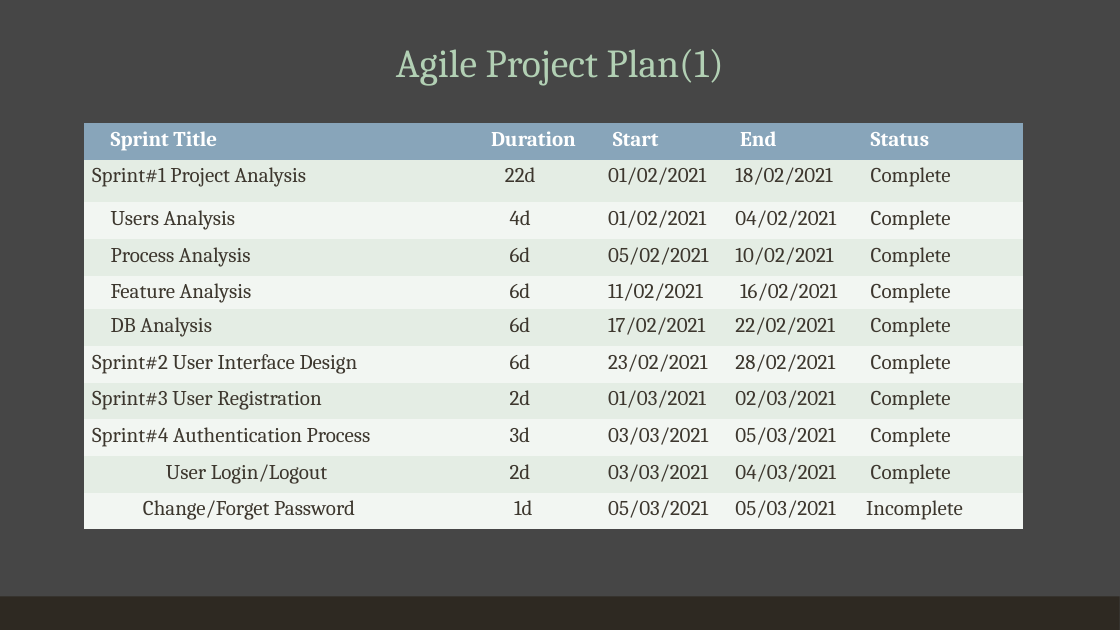
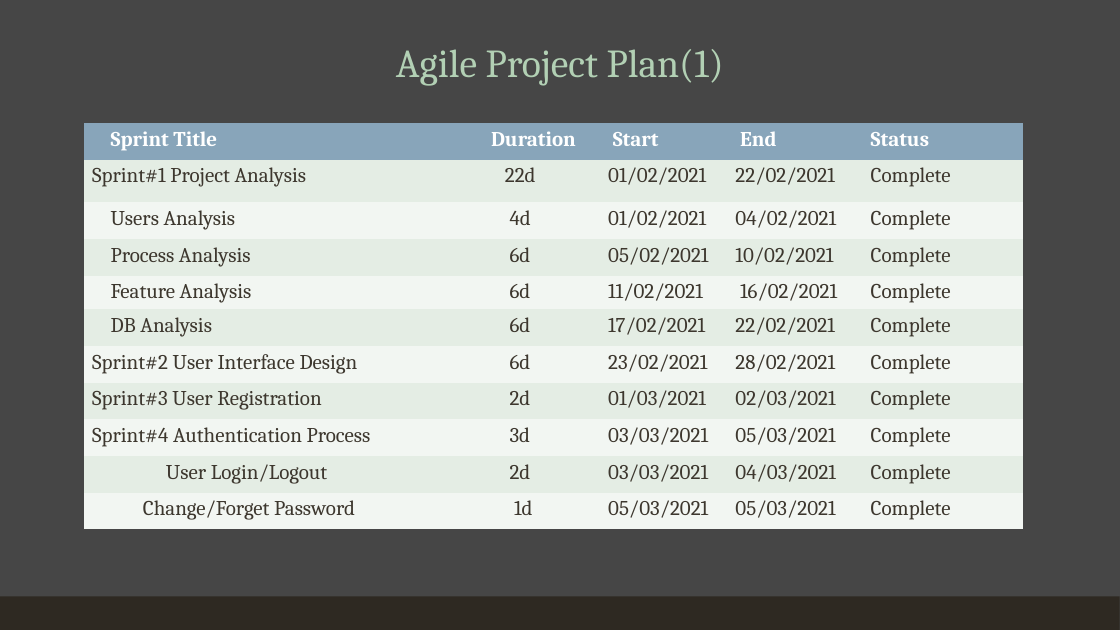
Before and after one commit to Sud98-dey/Laravel, a slide deck: slide 25 of UML/REMA.pptx. Drawn at 1120x630 pixels with LibreOffice and Linux fonts; fonts in the diff are those of the drawing. Boxes give left, top, right and bottom in pixels: in the first picture for what was removed or moved away, otherwise in the second. Text is boxed around its words. In the diff, an @@ line names an element or a change of style, - is before the commit and + after.

```diff
--- a/UML/REMA.pptx
+++ b/UML/REMA.pptx
@@ table at bbox=[84, 124, 1024, 530] @@
-row 2, column 4: 18/02/2021
+row 2, column 4: 22/02/2021
-row 11, column 5: Incomplete
+row 11, column 5: Complete
```
Also in this commit, not shown: 1 other slide changed, 3 slides added, 8 other files.
